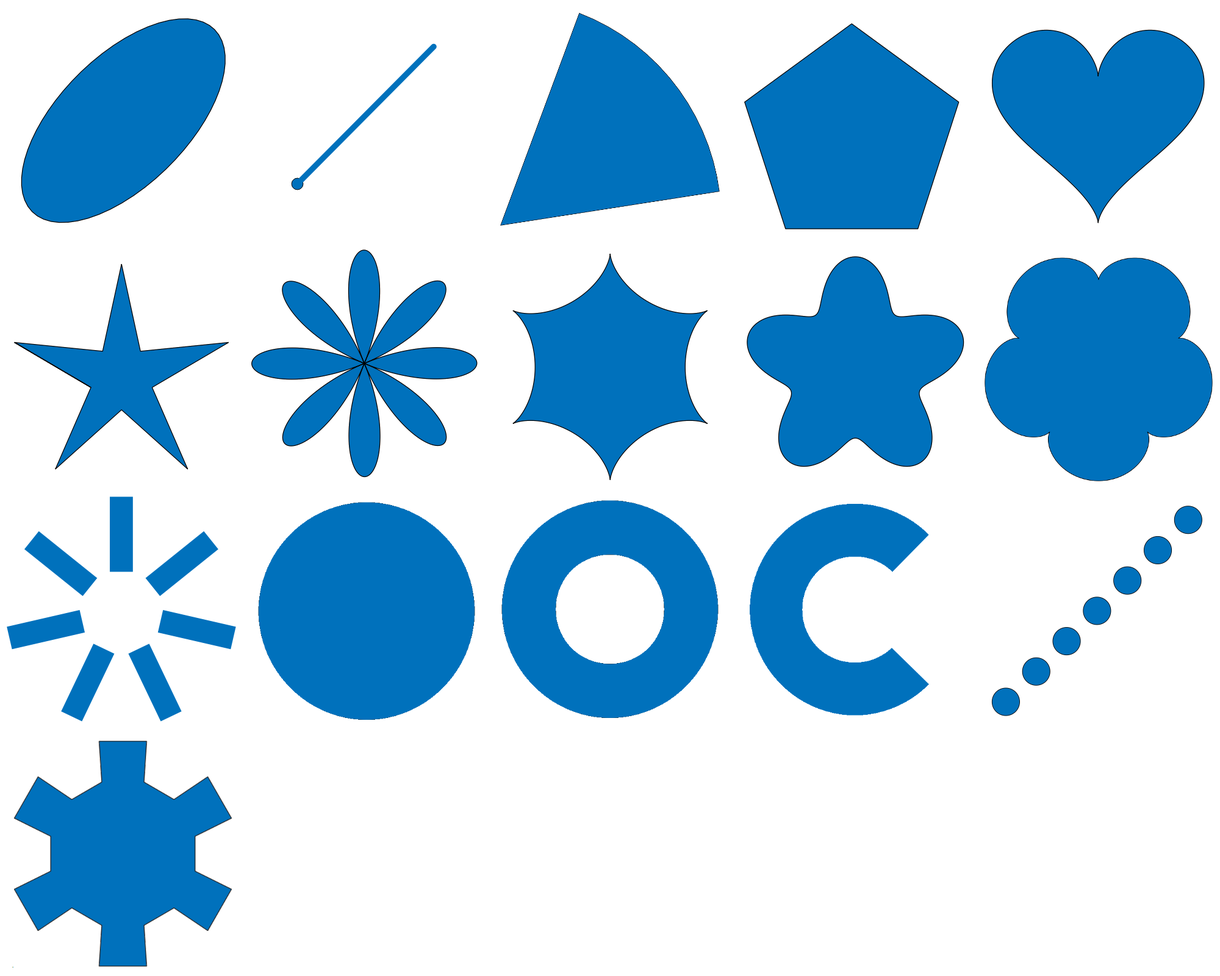
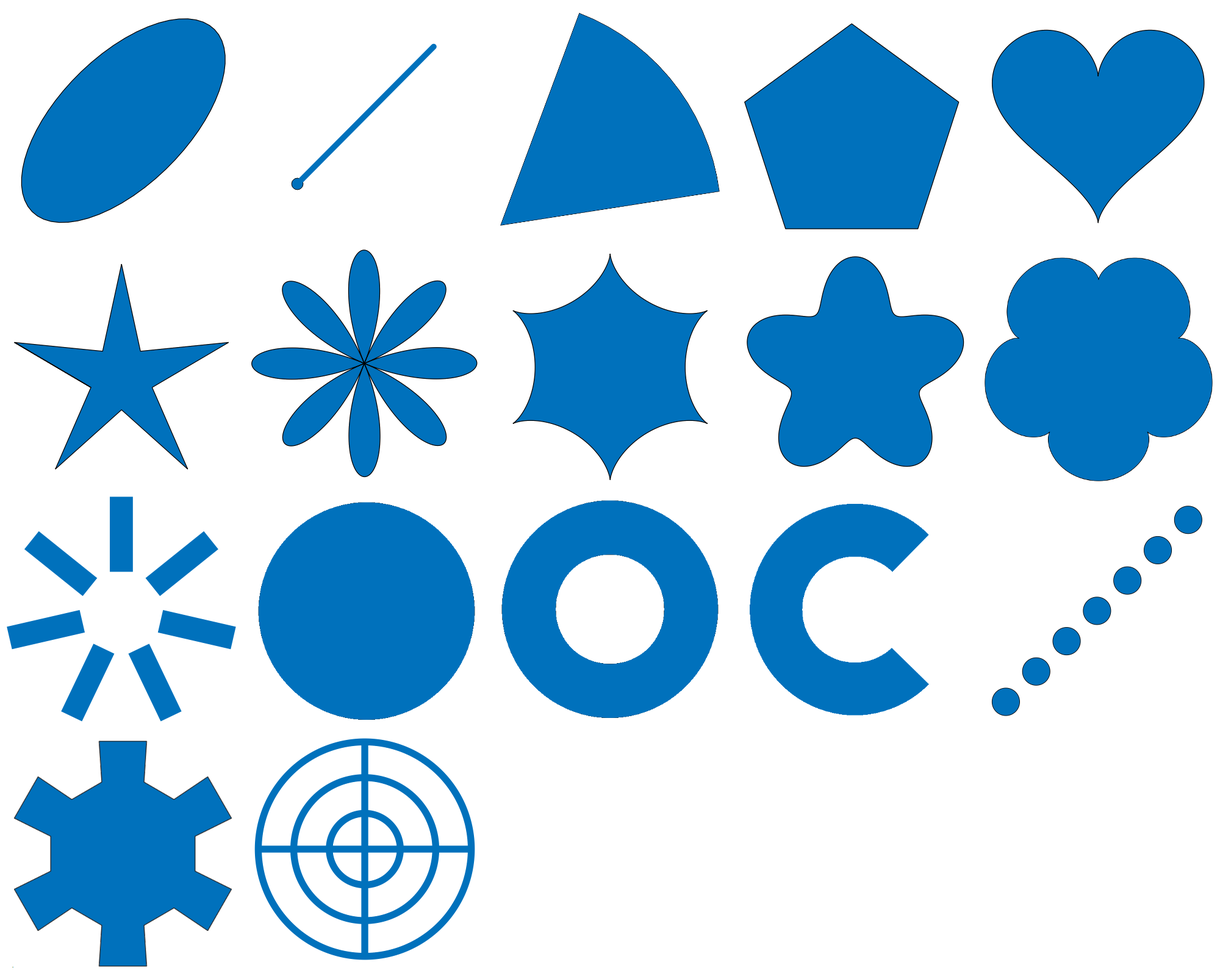
Layered file, before and after one edit (1220px x 976px). Changes by layer:
added layer "Rings" above "Background" over [254, 738, 476, 961]
